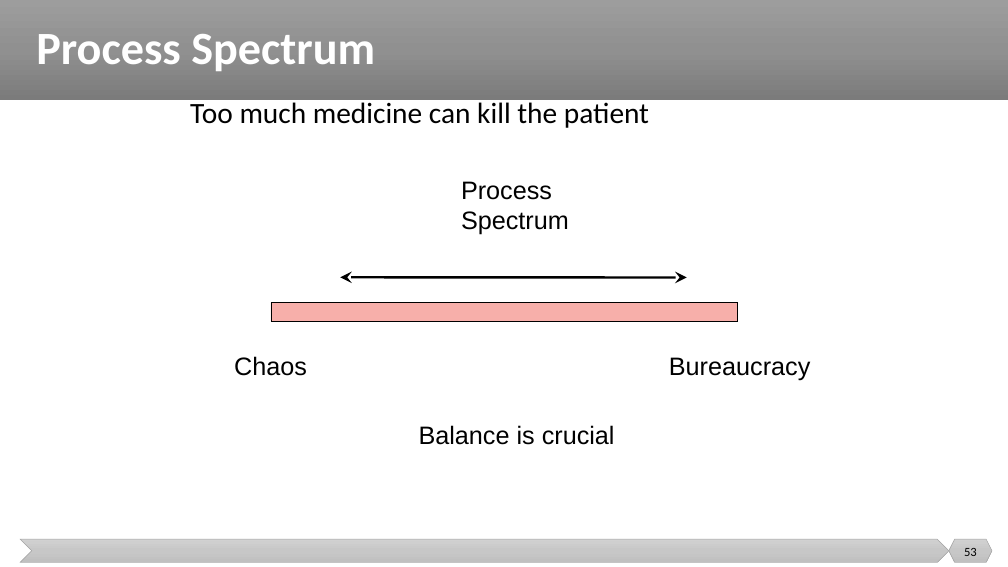
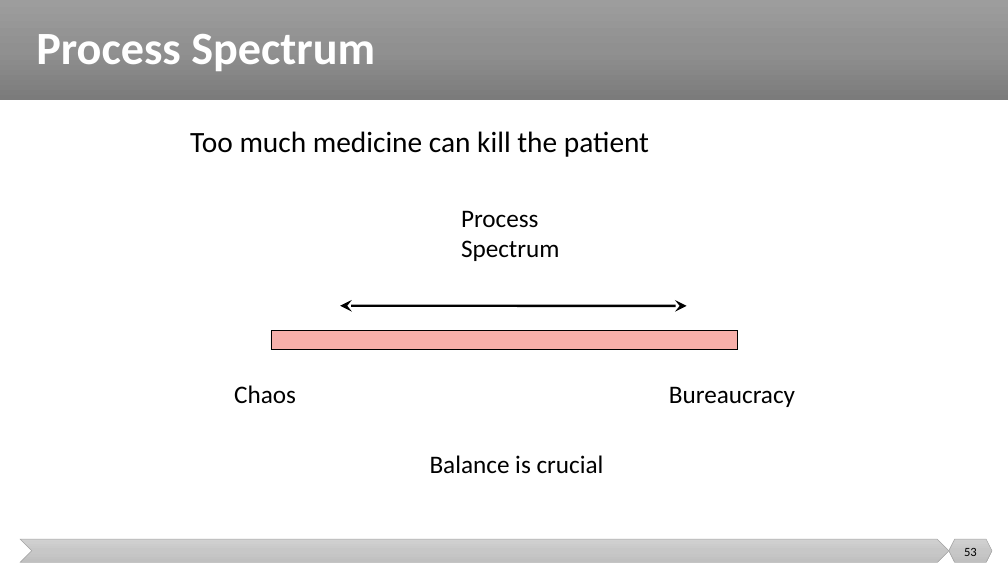
Before and after one commit to malenezi/malenezi, a slide deck: slide 53 of SE423/Lectures/7-Quality/Quality.pptx. Drawn at 1008x567 pixels with LibreOffice and Linux fonts; fonts in the diff are those of the drawing. Boxes give left, top, right and bottom in pixels: in the first picture for what was removed or moved away, otherwise in the second. Text is boxed around its words. In the diff, an @@ line names an element or a change of style, - is before the commit and + after.

```diff
--- a/SE423/Lectures/7-Quality/Quality.pptx
+++ b/SE423/Lectures/7-Quality/Quality.pptx
@@ 3 texts, 1 double arrow, 1 rectangle: place and size @@
-3 texts, 1 double arrow, 1 rectangle at [190,99,737,445]
+3 texts, 1 double arrow, 1 rectangle at [190,131,737,474]
@@ font Arial to Calibri in 4 elements at [430,455,604,474], [461,210,559,261], [669,386,795,407], [234,385,296,404] @@
@@ text "Chaos": place and size @@
-text "Chaos" at [234,356,307,376]
+text "Chaos" at [234,385,296,404]
@@ text "Bureaucracy": place and size @@
-text "Bureaucracy" at [669,357,810,381]
+text "Bureaucracy" at [669,386,795,407]
```
Also in this commit, not shown: 12 other slides changed, 1 other file.
